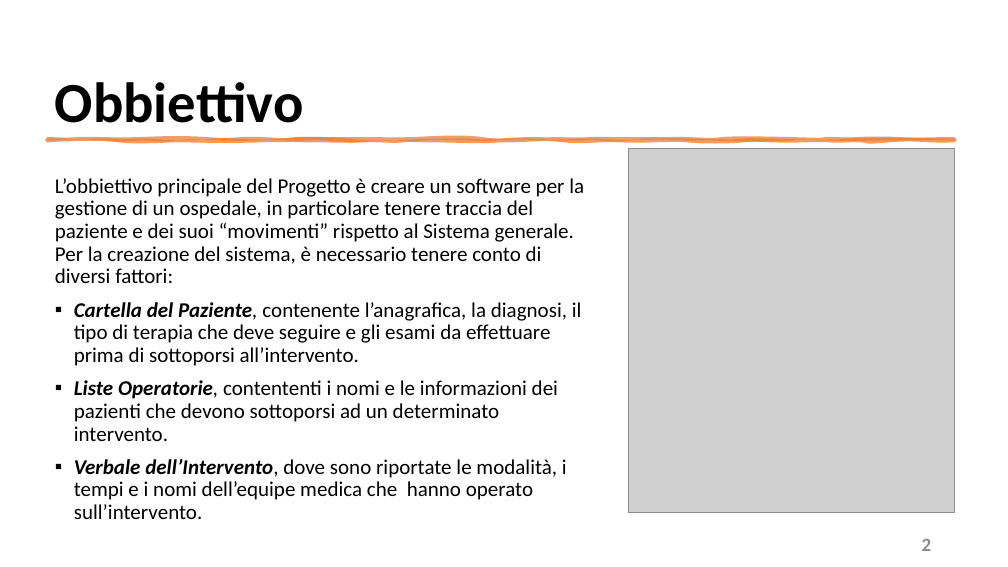
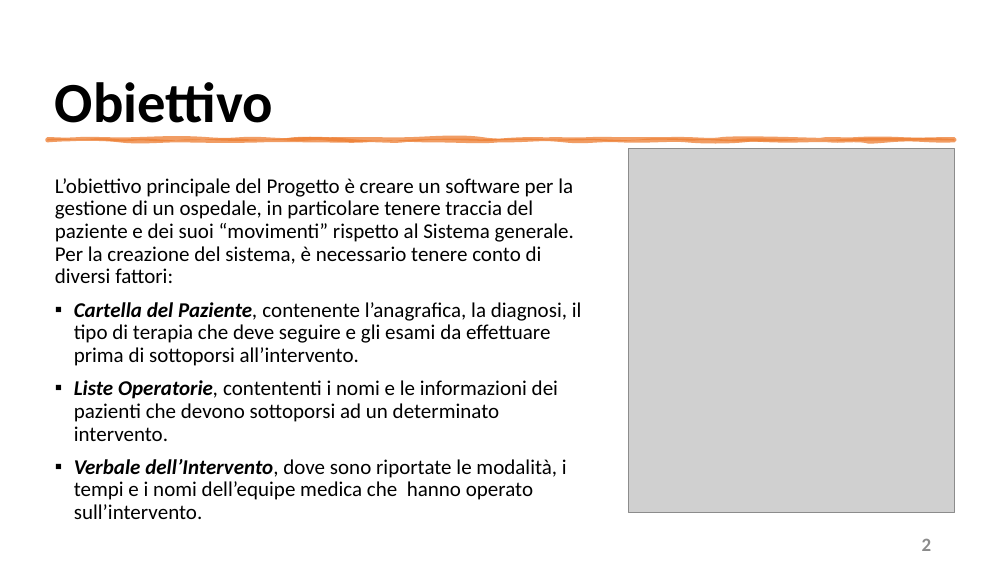
Before and after one commit to mangilimatteo/Progetto_Ingegneria_Software_Cattaneo_Mangili_Saini, a slide deck: slide 2 of Presentazione/Presentazione_Progetto.pptx. Drawn at 1008x567 pixels with LibreOffice and Linux fonts; fonts in the diff are those of the drawing; grey boxes stand for pictures. Boxes give left, top, right and bottom in pixels: in the first picture for what was removed or moved away, otherwise in the second. Text is boxed around its words. In the diff, an @@ line names an element or a change of style, - is before the commit and + after.

Commit message:
Update Presentazione Progetto
Correzione errori

```diff
--- a/Presentazione/Presentazione_Progetto.pptx
+++ b/Presentazione/Presentazione_Progetto.pptx
@@ title at (55,82,273,123): text changed @@
-Obbiettivo
+Obiettivo
@@ text at (55,178,574,283): text changed @@
-L’obbiettivo principale del Progetto è creare un software per la gestione di un ospedale, in particolare tenere traccia del paziente e dei suoi “movimenti” rispetto al Sistema generale. Per la creazione del sistema, è necessario tenere conto di diversi fattori:
+L’obiettivo principale del Progetto è creare un software per la gestione di un ospedale, in particolare tenere traccia del paziente e dei suoi “movimenti” rispetto al Sistema generale. Per la creazione del sistema, è necessario tenere conto di diversi fattori:
```
Also in this commit, not shown: 2 other slides changed.
